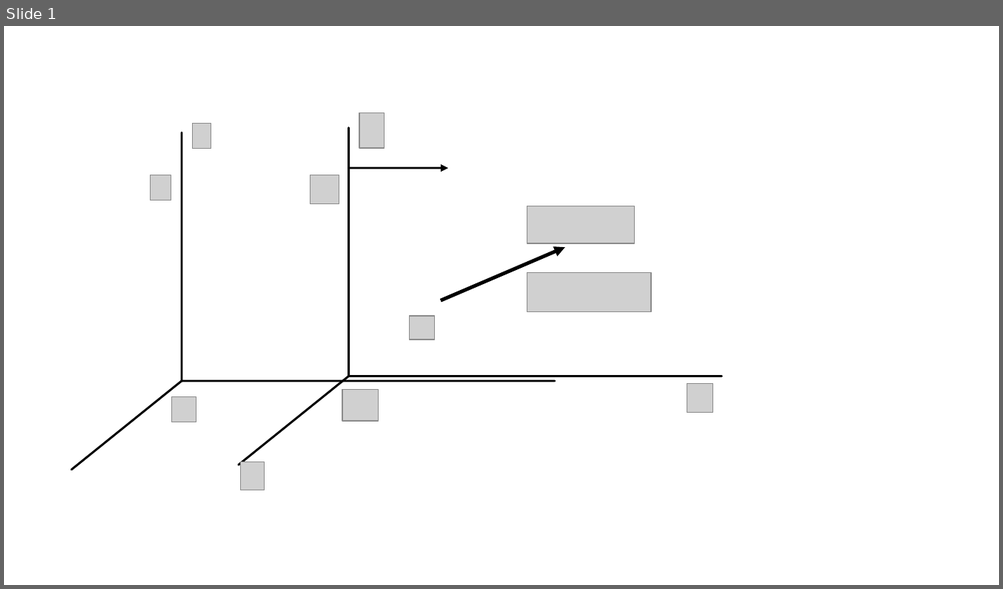
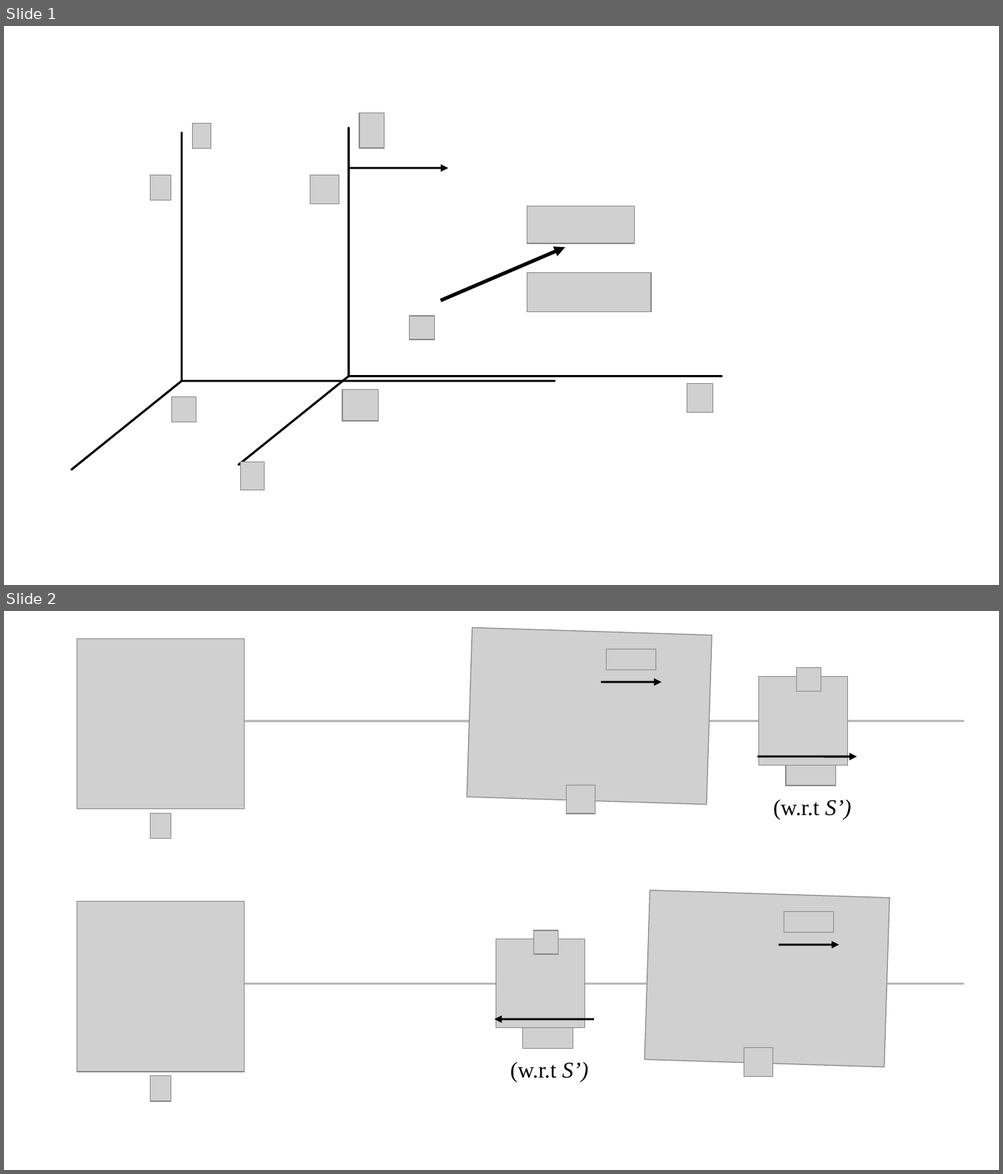
Before and after one commit to pararover/PHY0400104_U4-Special-Relativity, a slide deck: figures/all-figures.odp. Shown one above the other, each under a label of ours: slide 1 before the commit, slides 1 and 2 after it. The pictures are 1003x589 and 1003x1174 pixels, drawn with LibreOffice and Linux fonts; fonts in the diff are those of the drawing; grey boxes stand for pictures; background and template pictures are left out. Boxes give left, top, right and bottom in pixels: in the first picture for what was removed or moved away, otherwise in the second. Text is boxed around its words. In the diff, an @@ line names an element or a change of style, - is before the commit and + after.

```diff
--- a/figures/all-figures.odp
+++ b/figures/all-figures.odp
@@ slide 2 added at bbox=[4, 611, 999, 1170], background #FFFFFF @@
@@ picture added at bbox=[467, 628, 712, 805] @@
@@ picture added at bbox=[77, 639, 245, 809] @@
@@ picture added at bbox=[606, 649, 656, 669] @@
@@ picture added at bbox=[759, 676, 847, 764] @@
@@ picture added at bbox=[797, 668, 822, 692] @@
@@ arrow added from (600, 682) to (661, 682), #000000 1.7 pt @@
@@ line added from (963, 721) to (164, 721), #000000 1.7 pt @@
@@ arrow added from (757, 756) to (857, 756), #000000 1.7 pt @@
@@ picture added at bbox=[785, 766, 835, 786] @@
@@ picture added at bbox=[566, 785, 595, 814] @@
@@ text added at bbox=[773, 800, 851, 820], 18 pt, text #000000 @@
+(w.r.t S’)
@@ picture added at bbox=[151, 813, 171, 838] @@
@@ picture added at bbox=[644, 891, 889, 1068] @@
@@ picture added at bbox=[77, 902, 245, 1072] @@
@@ picture added at bbox=[784, 912, 834, 933] @@
@@ picture added at bbox=[496, 940, 584, 1028] @@
@@ picture added at bbox=[534, 931, 559, 954] @@
@@ arrow added from (778, 945) to (839, 945), #000000 1.7 pt @@
@@ line added from (963, 984) to (164, 984), #000000 1.7 pt @@
@@ arrow added from (595, 1019) to (494, 1019), #000000 1.7 pt @@
@@ picture added at bbox=[523, 1028, 572, 1049] @@
@@ picture added at bbox=[744, 1048, 773, 1076] @@
@@ picture added at bbox=[151, 1076, 171, 1102] @@
@@ text added at bbox=[510, 1062, 588, 1082], 18 pt, text #000000 @@
+(w.r.t S’)
```
Also in this commit, not shown: 4 other files.
